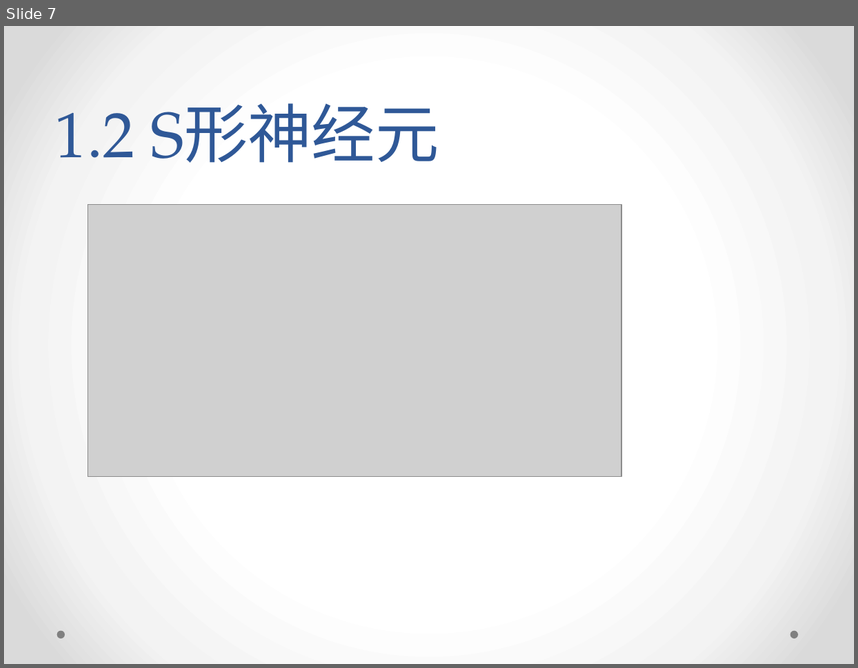
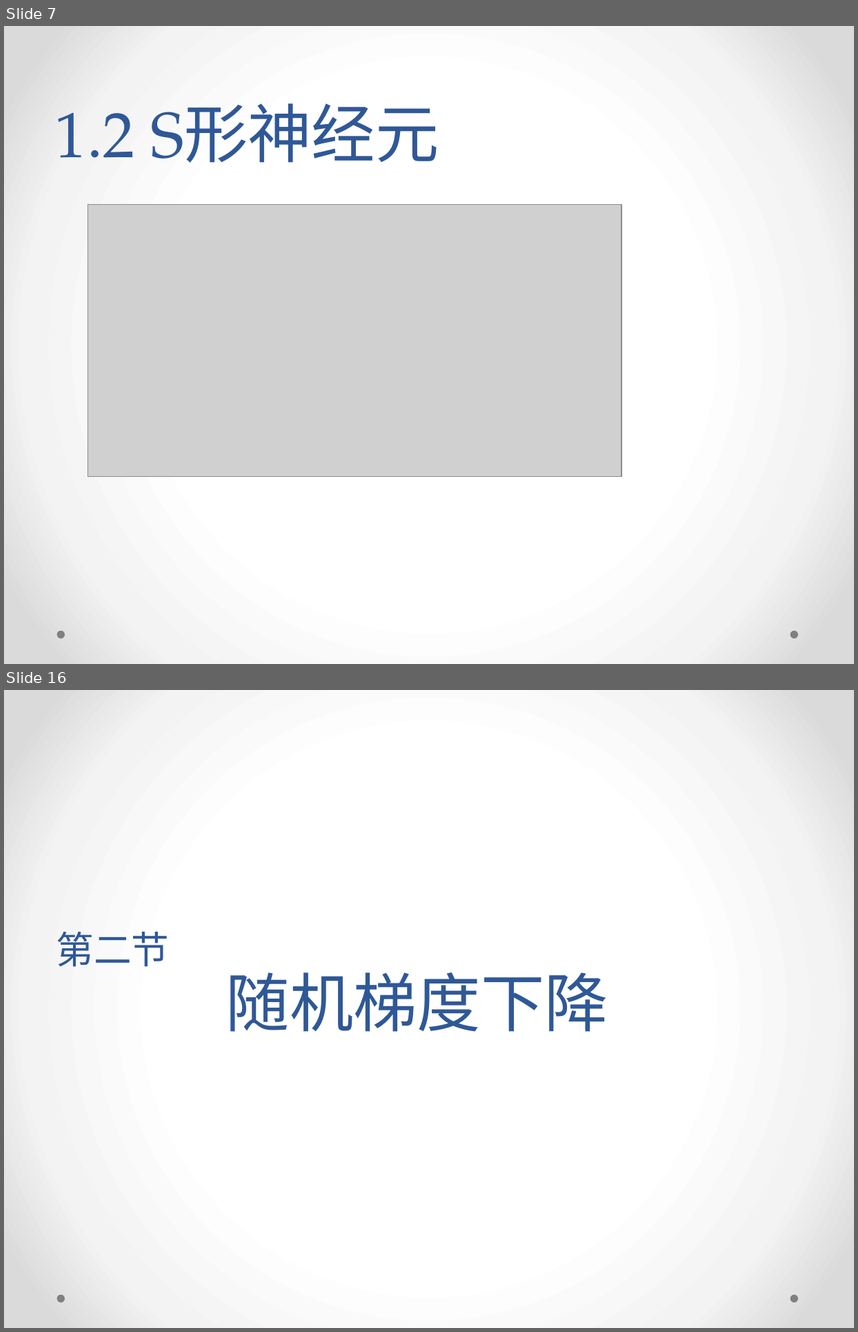
Before and after one commit to yish0000/neuralnetwork, a slide deck: 深度学习数学原理初探.pptx. Shown one above the other, each under a label of ours: slide 7 before the commit, slides 7 and 16 after it; the slides between them are not shown. The pictures are 858x668 and 858x1332 pixels, drawn with LibreOffice and Linux fonts; fonts in the diff are those of the drawing; grey boxes stand for pictures; background and template pictures are left out. Boxes give left, top, right and bottom in pixels: in the first picture for what was removed or moved away, otherwise in the second. Text is boxed around its words. In the diff, an @@ line names an element or a change of style, - is before the commit and + after.

```diff
--- a/深度学习数学原理初探.pptx
+++ b/深度学习数学原理初探.pptx
@@ slide 16 added at (4,690,854,1328), background gradient #FFFFFF to #F4F4F4 to #DADADA; not listed: 2 template elements that a slide beside it also shows @@
@@ title added at (56,931,608,1032), 54 pt, text #2F5897 @@
+第二节
+随机梯度下降
```
Also in this commit, not shown: 12 other slides added.
